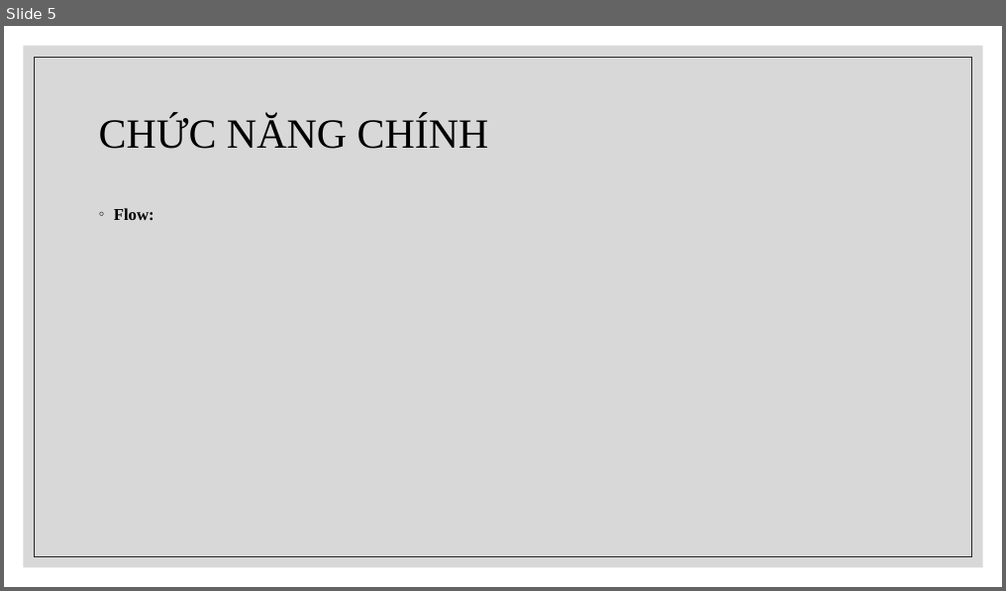
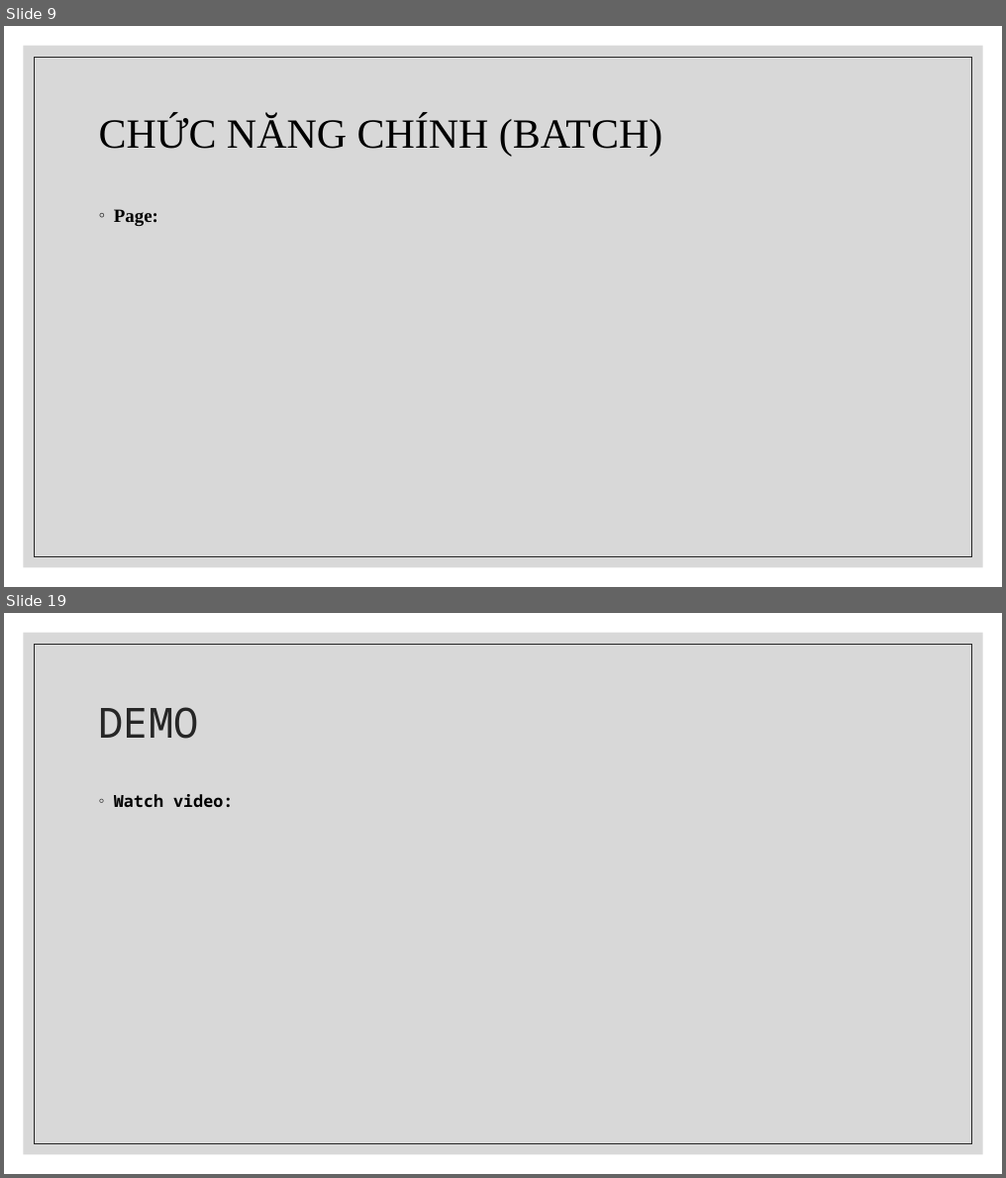
Before and after one commit to chet7h/restart_computer, a slide deck: Restart Computer.pptx. Shown one above the other, each under a label of ours: slide 5 before the commit, slides 9 and 19 after it; the slides between them are not shown. The pictures are 1006x591 and 1006x1178 pixels, drawn with LibreOffice and Linux fonts; fonts in the diff are those of the drawing. Boxes give left, top, right and bottom in pixels: in the first picture for what was removed or moved away, otherwise in the second. Text is boxed around its words. In the diff, an @@ line names an element or a change of style, - is before the commit and + after.

```diff
--- a/Restart Computer.pptx
+++ b/Restart Computer.pptx
@@ slide 19 added at [4, 613, 1002, 1174], background #FFFFFF; not listed: 2 template elements that a slide beside it also shows @@
@@ title added at [99, 707, 199, 739], 40 pt, text #262626 @@
+DEMO
@@ text added at [114, 794, 233, 807], 16 pt, text #000000, bold @@
+◦ Watch video:
@@ what was slide 5 is now slide 9 @@
@@ slide 9 changed as well @@
@@ title at [99, 115, 662, 156]: text changed @@
-CHỨC NĂNG CHÍNH
+CHỨC NĂNG CHÍNH (BATCH)
@@ text at [114, 209, 158, 226]: text changed; size 16 to 18 pt @@
-◦ Flow:
+◦ Page:
```
Also in this commit, not shown: 3 other slides changed, 12 other slides added.
